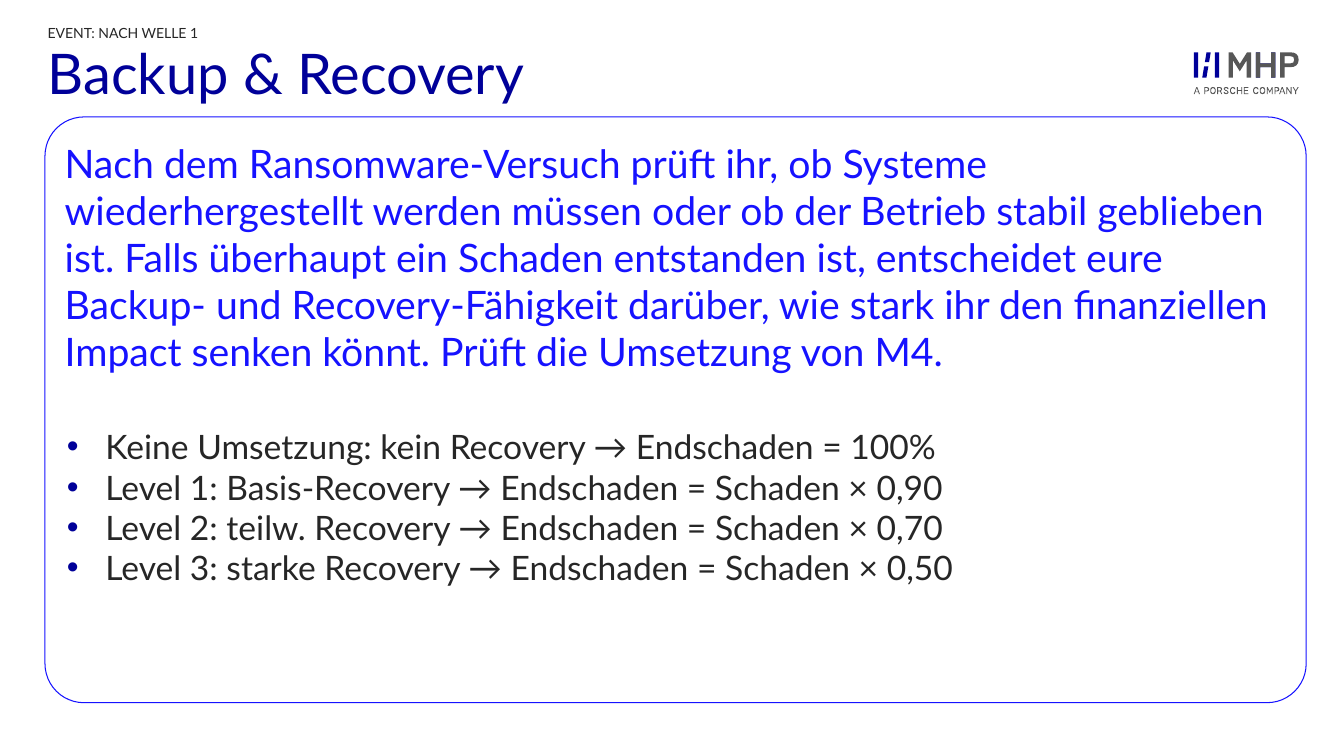
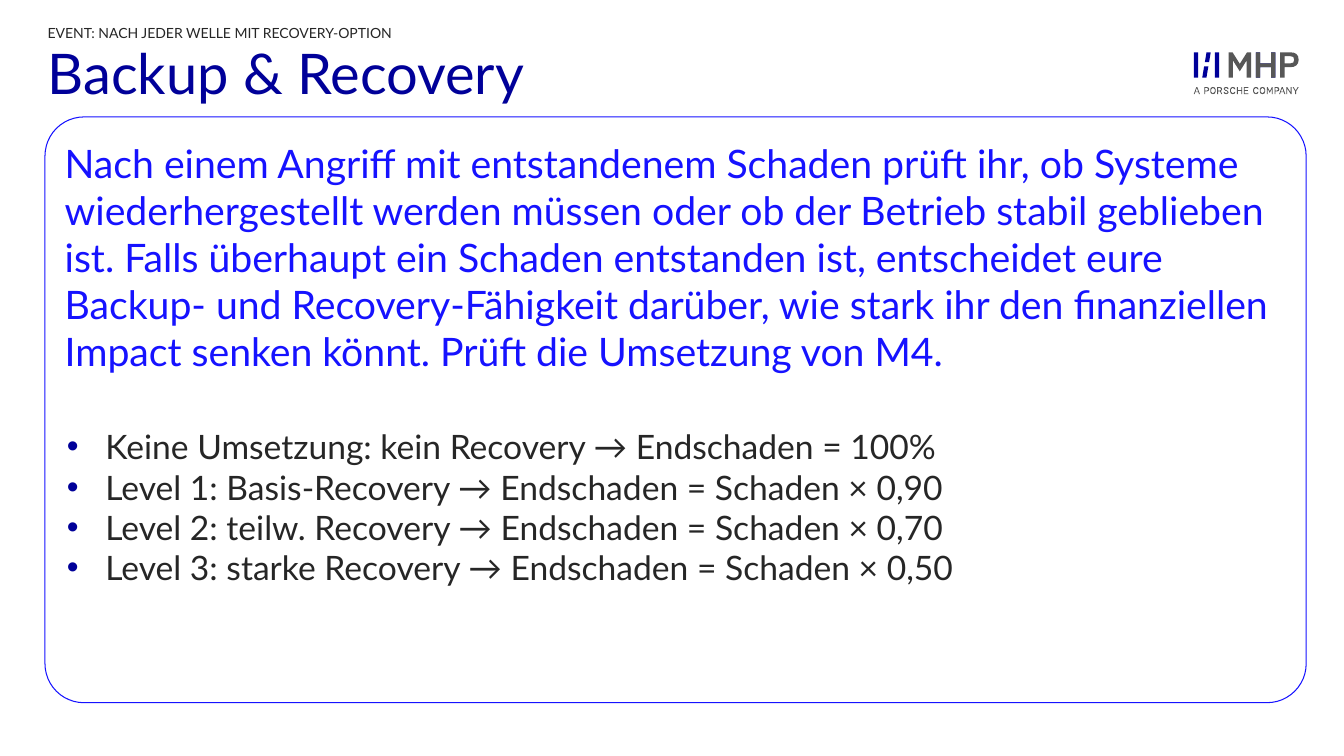
Before and after one commit to ClaudioSt/security-planspiel, a slide deck: slide 1 of final_documents/Events_Security-Game.pptx. Drawn at 1344x756 pixels with LibreOffice and Linux fonts; fonts in the diff are those of the drawing; background and template pictures are left out. Boxes give left, top, right and bottom in pixels: in the first picture for what was removed or moved away, otherwise in the second. Text is boxed around its words. In the diff, an @@ line names an element or a change of style, - is before the commit and + after.

```diff
--- a/final_documents/Events_Security-Game.pptx
+++ b/final_documents/Events_Security-Game.pptx
@@ text at (48,28,392,38): text changed @@
-EVENT: NACH WELLE 1
+EVENT: NACH JEDER WELLE MIT RECOVERY-OPTION
@@ text at (65,149,1268,373): text changed @@
-Nach dem Ransomware-Versuch prüft ihr, ob Systeme wiederhergestellt werden müssen oder ob der Betrieb stabil geblieben ist. Falls überhaupt ein Schaden entstanden ist, entscheidet eure Backup- und Recovery-Fähigkeit darüber, wie stark ihr den finanziellen Impact senken könnt. Prüft die Umsetzung von M4.
+Nach einem Angriff mit entstandenem Schaden prüft ihr, ob Systeme wiederhergestellt werden müssen oder ob der Betrieb stabil geblieben ist. Falls überhaupt ein Schaden entstanden ist, entscheidet eure Backup- und Recovery-Fähigkeit darüber, wie stark ihr den finanziellen Impact senken könnt. Prüft die Umsetzung von M4.
```
Also in this commit, not shown: 5 other files.
